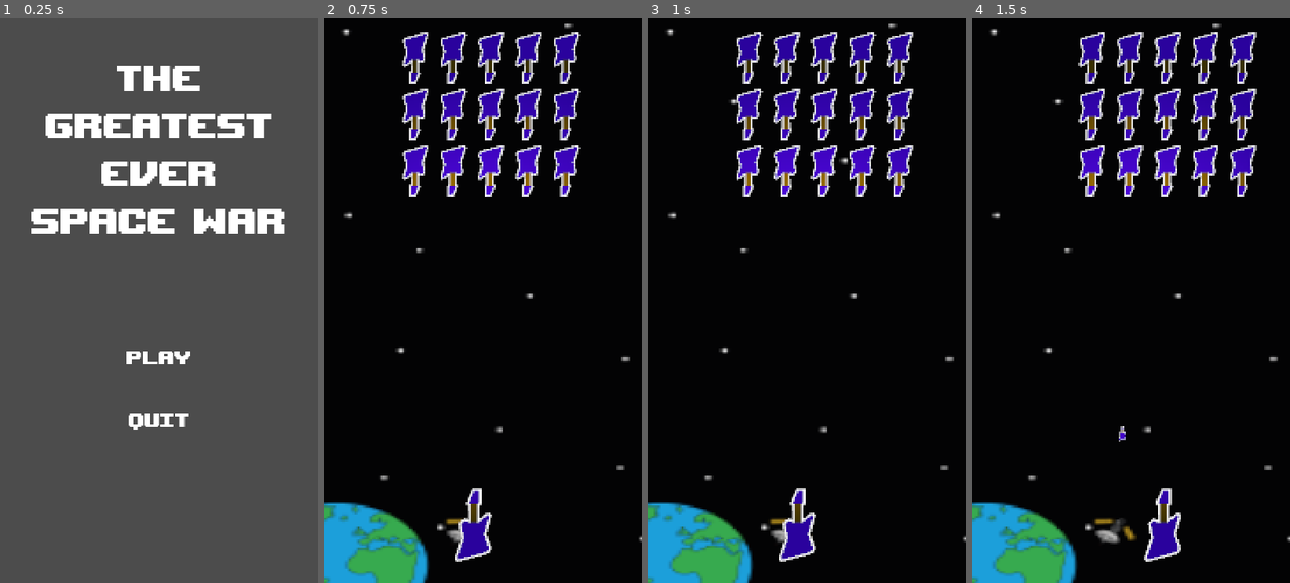
Above: before the commit, frames 1-4 (left to right).
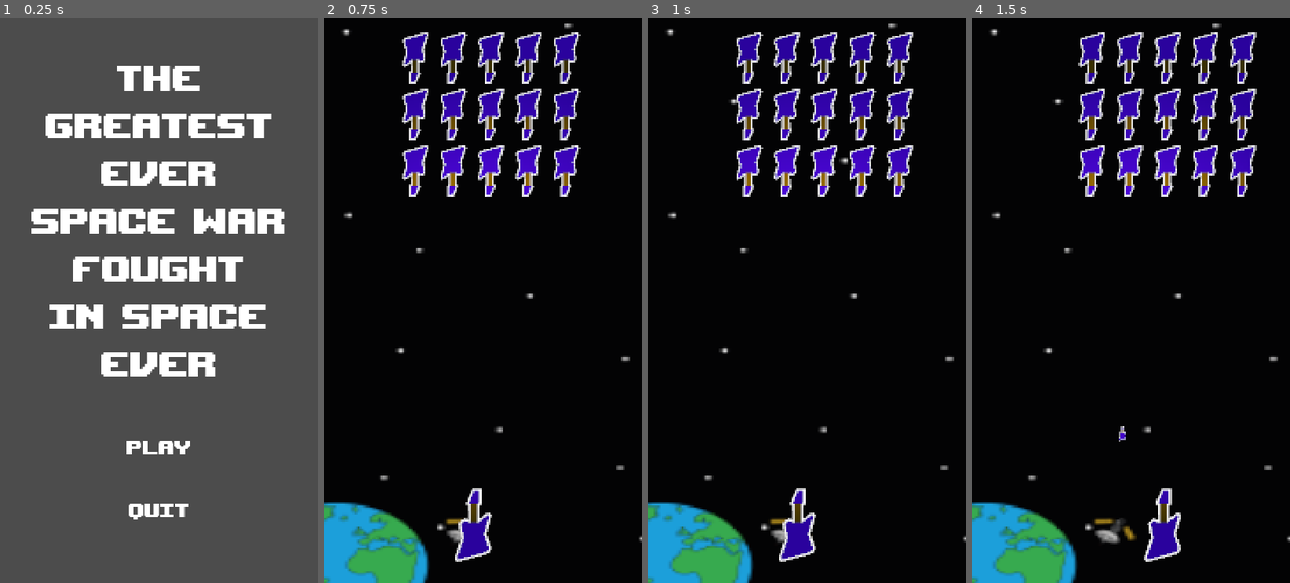
Above: after the commit, the same moments.

Repository: BanBanHotrod/space-invaders
Game: Godot game, scene res://menus/main_menu/MainMenu.tscn
Same seed, same stepped clock (60 frames per second), same inputs: the game is played once before the commit and once after it. Sound files missing from this copy of the repository are replaced by a short silence.
Inputs (mouse positions are in pixels of both pictures, inside the frame that each line leads up to):
- Up to frame 1 (0.25 s): no input
- Up to frame 2 (0.75 s): click "Play" at 0.5 s
- Up to frame 3 (1 s): no input
- Up to frame 4 (1.5 s): move the mouse to (1200, 272) at 1.27 s; press the mouse at (1200, 272) at 1.28 s; hold D (move_right) from 1.28 s (still down)

The runs differ from the first frame. In frame 1, 5.6% of the frame differs, in the area x 15-84%, y 42-89%; in frame 2, nothing differs; in frame 3, nothing differs; in frame 4, nothing differs.

Commit message:
Updates game title

Diff:
--- a/menus/main_menu/MainMenu.tscn
+++ b/menus/main_menu/MainMenu.tscn
@@ -26,23 +26,26 @@
 margin_left = 20.0
 margin_top = 40.0
 margin_right = 340.0
-margin_bottom = 620.0
-custom_constants/separation = 120
+margin_bottom = 627.0
+custom_constants/separation = 60
 
 [node name="Title" type="Label" parent="VBoxContainer"]
 margin_right = 320.0
-margin_bottom = 213.0
+margin_bottom = 375.0
 custom_fonts/font = SubResource( 1 )
 text = "The
 Greatest
 Ever
-Space War"
+Space War
+Fought
+In Space
+Ever"
 align = 1
 
 [node name="MenuOptions" type="VBoxContainer" parent="VBoxContainer"]
-margin_top = 333.0
+margin_top = 435.0
 margin_right = 320.0
-margin_bottom = 425.0
+margin_bottom = 527.0
 custom_constants/separation = 50
 alignment = 1
 
--- a/project.godot
+++ b/project.godot
@@ -62,7 +62,7 @@
 
 [application]
 
-config/name="SpaceInvaders"
+config/name="TheGreatestEverSpaceWarFoughtInSpaceEver"
 run/main_scene="res://menus/main_menu/MainMenu.tscn"
 
 [autoload]
